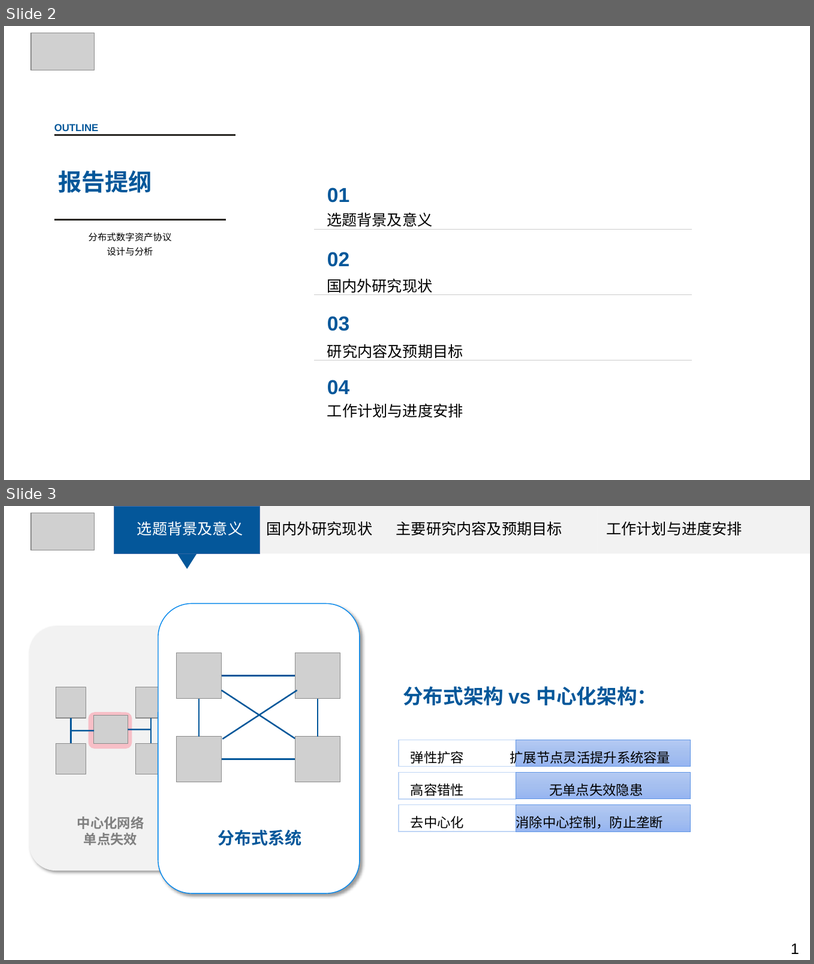
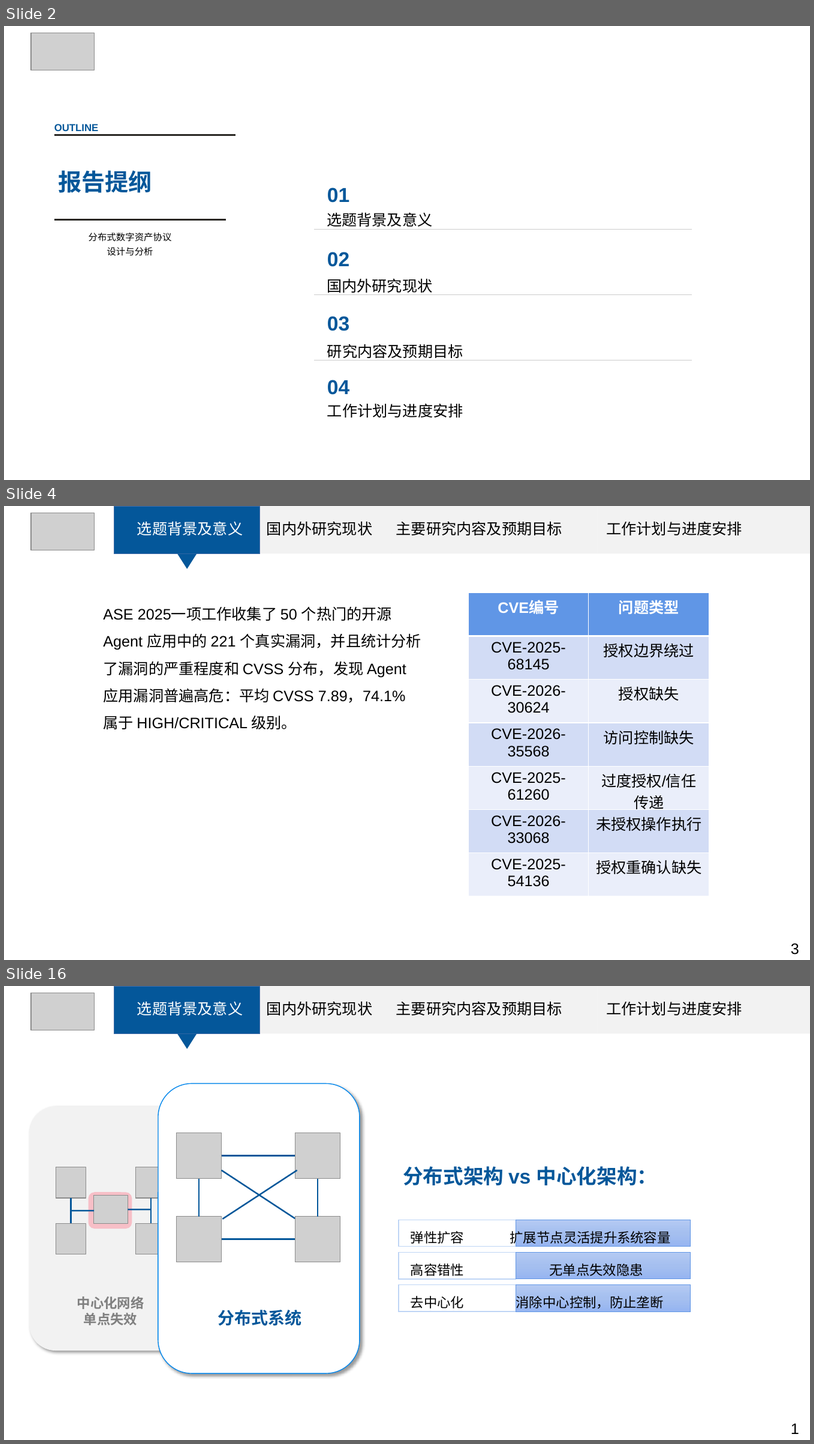
Before and after one commit to tiaxiaoer/Graduate-Paper, a slide deck: Graduate-Paper/Proposal/开题答辩ppt-袁伟奇.pptx. Shown one above the other, each under a label of ours: slides 2 and 3 before the commit, slides 2, 4 and 16 after it; the slides between them are not shown. The pictures are 814x964 and 814x1444 pixels, drawn with LibreOffice and Linux fonts; fonts in the diff are those of the drawing; grey boxes stand for pictures. Boxes give left, top, right and bottom in pixels: in the first picture for what was removed or moved away, otherwise in the second. Text is boxed around its words. In the diff, an @@ line names an element or a change of style, - is before the commit and + after.

```diff
--- a/Graduate-Paper/Proposal/开题答辩ppt-袁伟奇.pptx
+++ b/Graduate-Paper/Proposal/开题答辩ppt-袁伟奇.pptx
@@ slide 4 added at (4,506,810,960), background #FFFFFF @@
@@ picture added at (31,513,94,550) @@
@@ rectangle added at (114,506,260,554), fill #04579A, outline #476FAA 1 pt @@
@@ text added at (137,521,743,535), 18 pt, text #000000 @@
+选题背景及意义 国内外研究现状 主要研究内容及预期目标 工作计划与进度安排
@@ rectangle added at (260,506,392,554), fill #F2F2F2 @@
@@ rectangle added at (392,506,598,554), fill #F2F2F2 @@
@@ rectangle added at (598,506,810,554), fill #F2F2F2 @@
@@ triangle added at (177,554,197,569), fill #04579A @@
@@ table added at (468,592,710,896), 7 rows, 2 columns @@
+CVE编号 | 问题类型
+CVE-2025-68145 | 授权边界绕过
+CVE-2026-30624 | 授权缺失
+CVE-2026-35568 | 访问控制缺失
+CVE-2025-61260 | 过度授权/信任传递
+CVE-2026-33068 | 未授权操作执行
+CVE-2025-54136 | 授权重确认缺失
@@ text added at (103,606,422,729), 18 pt, text #000000 @@
+ASE 2025一项工作收集了 50 个热门的开源 Agent 应用中的 221 个真实漏洞，并且统计分析了漏洞的严重程度和 CVSS 分布，发现 Agent 应用漏洞普遍高危：平均 CVSS 7.89，74.1% 属于 HIGH/CRITICAL 级别。
@@ text added at (791,943,800,954), 18 pt, text #000000 @@
+3
@@ what was slide 3 is now slide 16 @@
```
Also in this commit, not shown: 1 slide changed, 12 other slides added, 51 other files.
